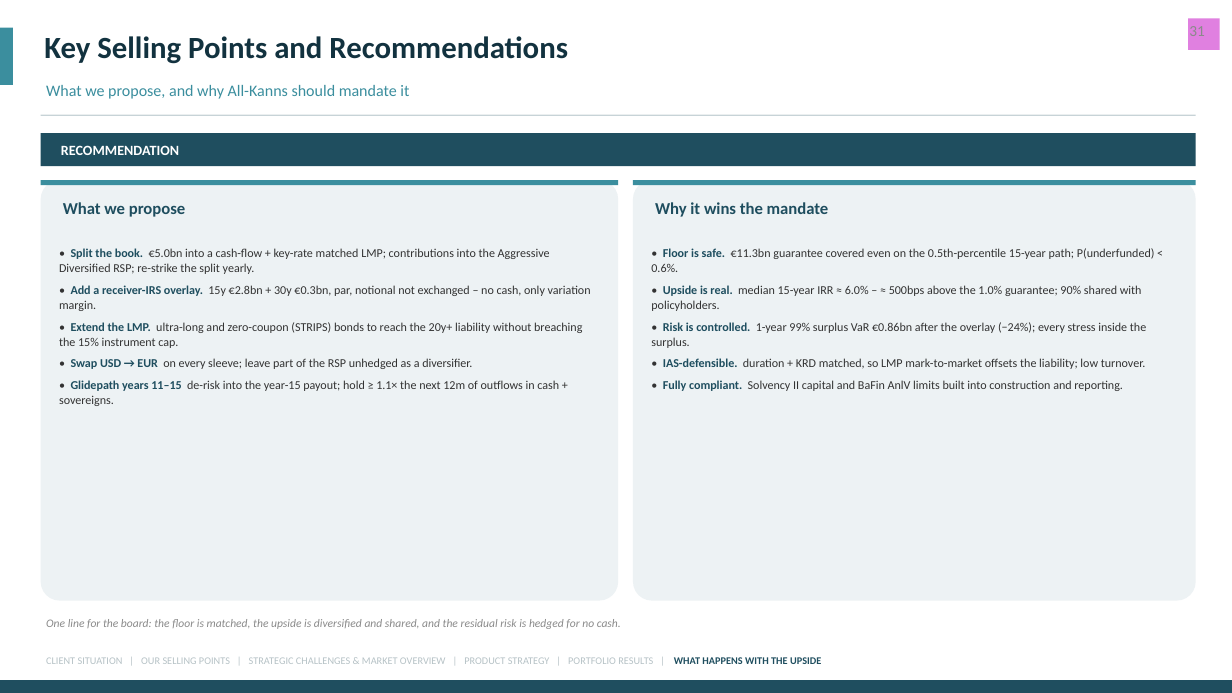
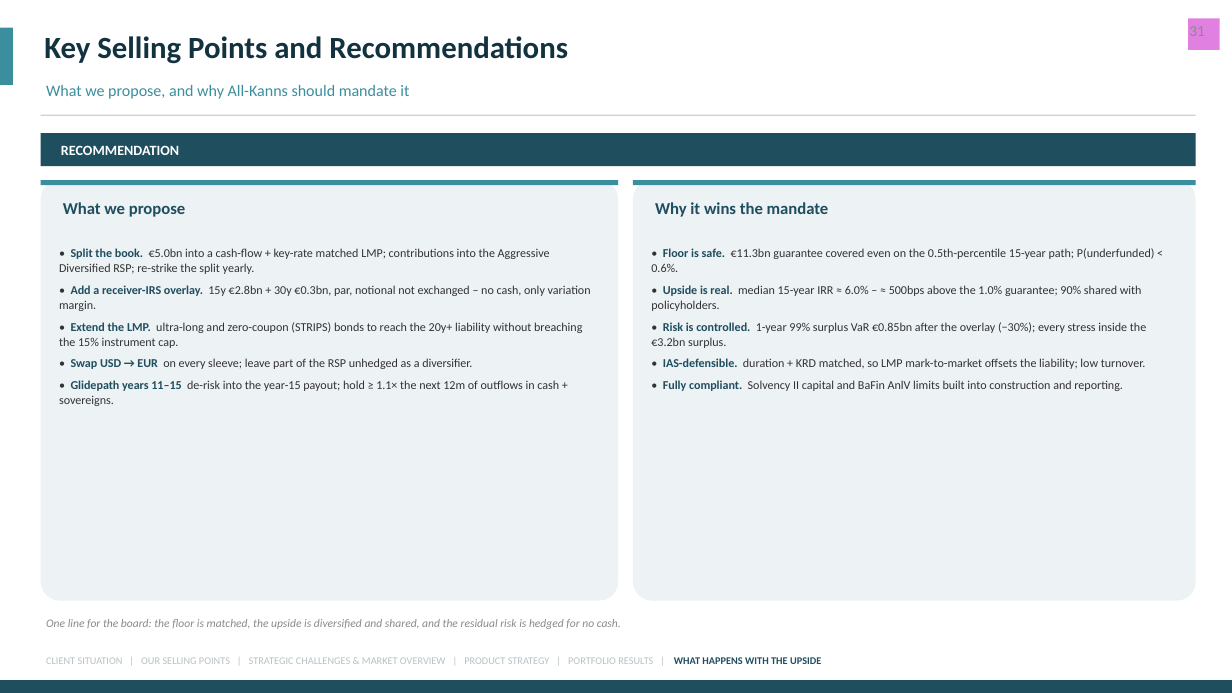
Before and after one commit to benthebender/Financ-Engeneering, a slide deck: slide 38 of Case 3/presentation/All-Kanns_Asset_Management.pptx. Drawn at 1232x693 pixels with LibreOffice and Linux fonts; fonts in the diff are those of the drawing. Boxes give left, top, right and bottom in pixels: in the first picture for what was removed or moved away, otherwise in the second. Text is boxed around its words. In the diff, an @@ line names an element or a change of style, - is before the commit and + after.

```diff
--- a/Case 3/presentation/All-Kanns_Asset_Management.pptx
+++ b/Case 3/presentation/All-Kanns_Asset_Management.pptx
@@ text at box(651, 322, 1146, 348): text changed @@
-• Risk is controlled. 1-year 99% surplus VaR €0.86bn after the overlay (−24%); every stress inside the surplus.
+• Risk is controlled. 1-year 99% surplus VaR €0.85bn after the overlay (−30%); every stress inside the €3.2bn surplus.
```
Also in this commit, not shown: 5 other slides changed, 36 other files.
